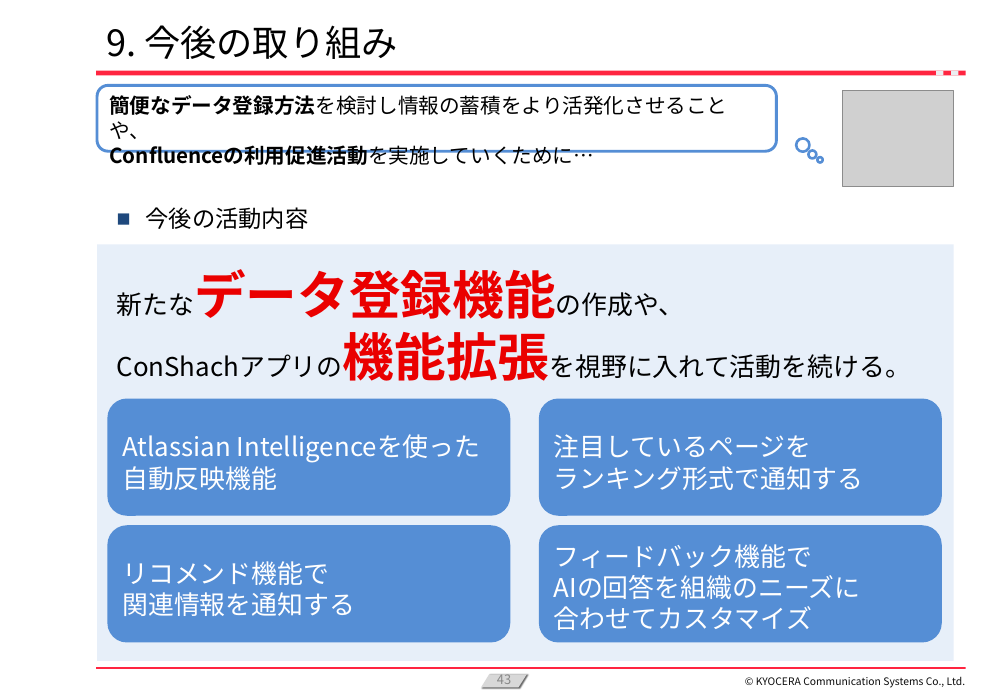
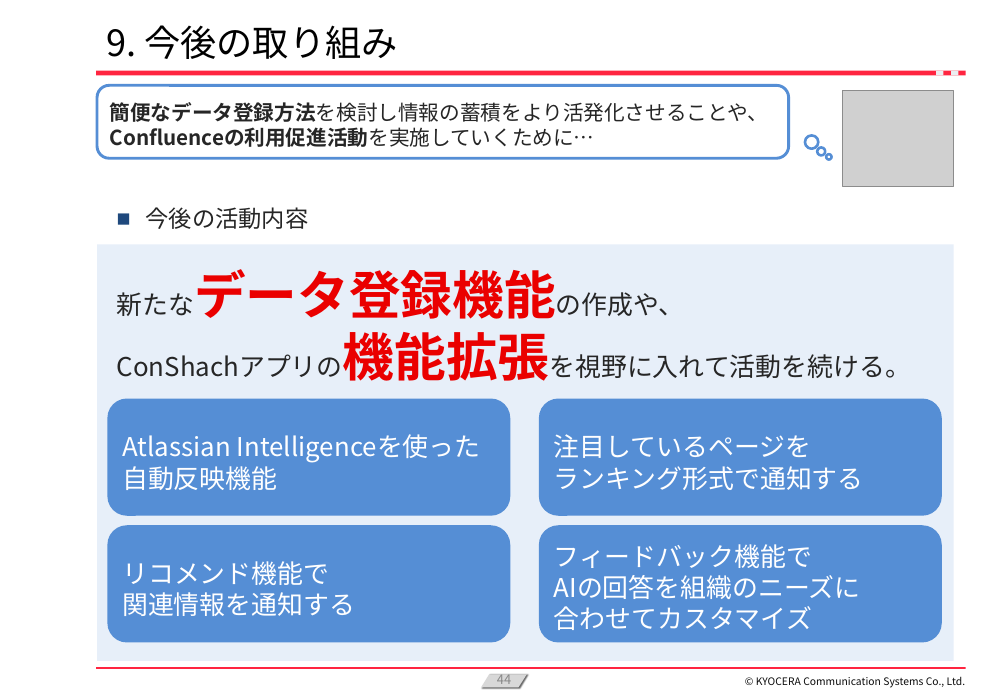
Before and after one commit to KanataOsako/SCSA, a slide deck: slide 44 of src/研究レポート/業務改善【大迫かなた】2024年予選会資料.pptx (slide 43 before the commit). Drawn at 1008x698 pixels with LibreOffice and Linux fonts; fonts in the diff are those of the drawing; grey boxes stand for pictures; background and template pictures are left out. Boxes give left, top, right and bottom in pixels: in the first picture for what was removed or moved away, otherwise in the second. Text is boxed around its words. In the diff, an @@ line names an element or a change of style, - is before the commit and + after.

```diff
--- a/src/研究レポート/業務改善【大迫かなた】2024年予選会資料.pptx
+++ b/src/研究レポート/業務改善【大迫かなた】2024年予選会資料.pptx
@@ rounded rectangle "簡便なデータ登録方法を検討し情報の蓄積をより活発化させることや、" at [97,86,788,158]: text colour #000000 to #262626 @@
@@ rounded rectangle "簡便なデータ登録方法を検討し情報の蓄積をより活発化させることや、": place and size @@
-rounded rectangle "簡便なデータ登録方法を検討し情報の蓄積をより活発化させることや、" at [97,86,776,152]
+rounded rectangle "簡便なデータ登録方法を検討し情報の蓄積をより活発化させることや、" at [97,86,788,158]
@@ ellipse: place and size @@
-ellipse at [797,139,810,152]
+ellipse at [805,136,818,149]
@@ ellipse: place and size @@
-ellipse at [809,151,817,159]
+ellipse at [817,147,826,155]
@@ ellipse: place and size @@
-ellipse at [818,157,824,163]
+ellipse at [827,155,832,160]
@@ text "今後の活動内容" at [146,207,309,229]: text colour #000000 to #262626 @@
@@ text "新たなデータ登録機能の作成や、" at [194,269,911,378]: text colour #000000 to #262626 in "新たなデータ登録機能の作成や、", "ConShachアプリの機能拡張を視野に入れて活動を続ける。" @@
@@ page number at [497,674,511,689]: text changed @@
-43
+44
```
Also in this commit, not shown: 37 other slides changed, 1 slide added, 1 other file.
